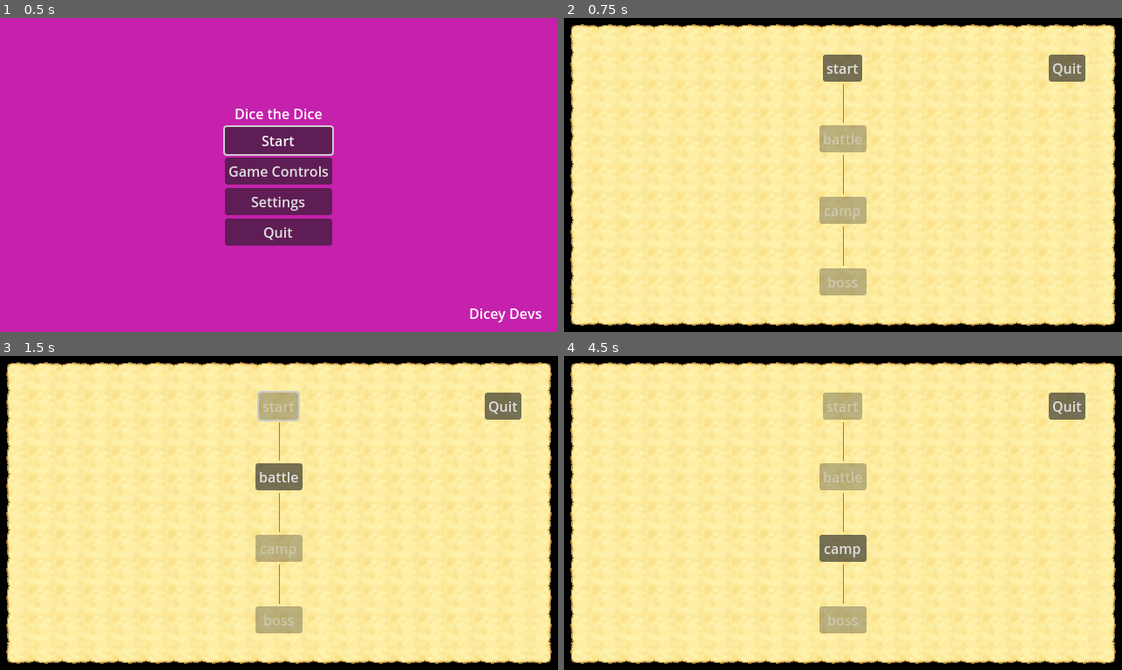
Above: before the commit, frames 1-4 (two rows, left to right).
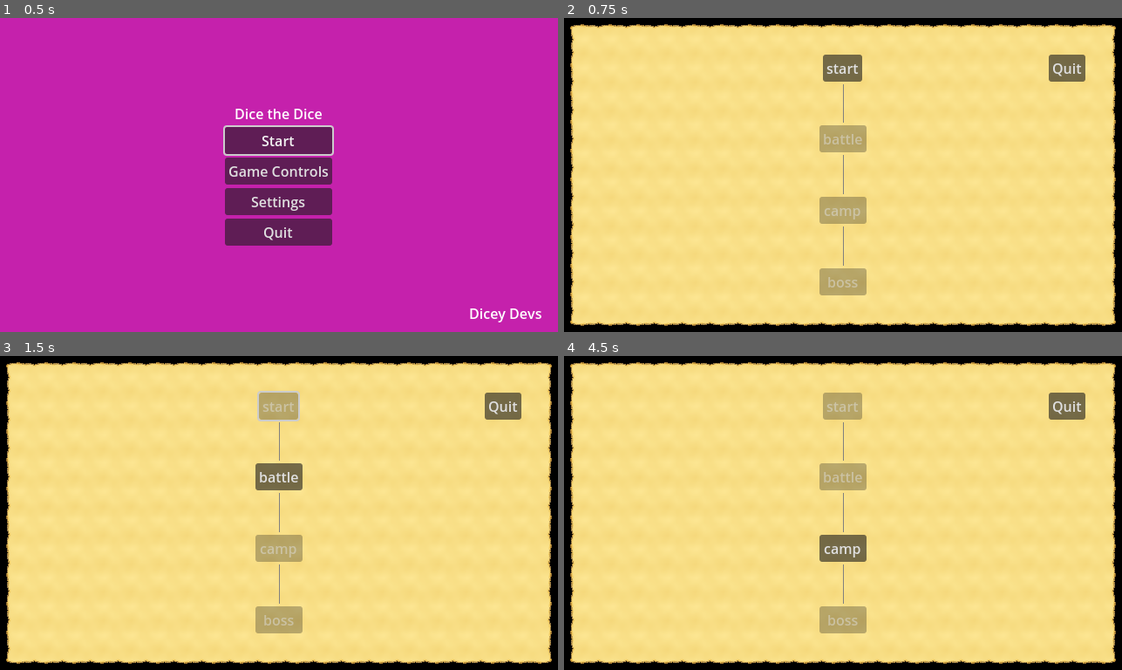
Above: after the commit, the same moments.

Repository: SadBonana/INTD450-Dice_Game
Game: Godot game, scene res://Menus/start_menu.tscn
The game is run twice, just before and just after one commit, with the same random seed, the same clock (stepped at 60 frames per second) and the same inputs. The engine's default icon, where the game draws it, is replaced by a stand-in: a white triangle on a blue panel in a dark square.
Inputs:
- Up to frame 1 (0.5 s): no input
- Up to frame 2 (0.75 s): click "Start" at 0.5 s
- Up to frame 3 (1.5 s): click "start" at 1.25 s
- Up to frame 4 (4.5 s): click "battle" at 2 s; click "TO BATTLE!" at 2.75 s; click "RUN" at 3.5 s; click "TO BATTLE!" at 4.25 s

Frame 1 is identical in both runs. In frame 2, 48% of the frame differs, in the area x 1-99%, y 2-98%; in frame 3, 47%; in frame 4, 48%.

Commit message:
Updated the map texture. should tile better. it's a bit blurrier than before,  but hopefully won't look weird once the icons are added.

Diff:
--- a/styles/worn_parchment_style_box_texture.tres
+++ b/styles/worn_parchment_style_box_texture.tres
@@ -1,16 +1,16 @@
 [gd_resource type="StyleBoxTexture" load_steps=2 format=3 uid="uid://v7rkr5wiak83"]
 
-[ext_resource type="Texture2D" uid="uid://nbkhp465pb4j" path="res://assets/textures/map paper ninepatch.png" id="1_g8hbi"]
+[ext_resource type="Texture2D" uid="uid://cln7a62mjsjny" path="res://assets/textures/map noise paper ninepatch.png" id="1_6c2wu"]
 
 [resource]
 content_margin_left = 32.0
 content_margin_top = 32.0
 content_margin_right = 32.0
 content_margin_bottom = 32.0
-texture = ExtResource("1_g8hbi")
+texture = ExtResource("1_6c2wu")
 texture_margin_left = 32.0
 texture_margin_top = 32.0
 texture_margin_right = 32.0
 texture_margin_bottom = 32.0
 axis_stretch_horizontal = 1
-axis_stretch_vertical = 1
+axis_stretch_vertical = 2
Binary file added: assets/textures/map noise paper ninepatch.png
Not shown, added: assets/textures/map noise paper ninepatch.png.import
